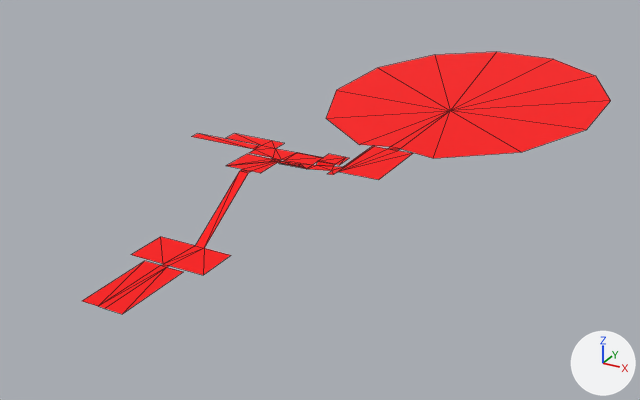
What one commit did to the FBX model Assets/mesh/navimesh_new.FBX.
Both versions are drawn from a 50 mm camera at (70.8, -124.3, 55.0) aimed at (-1.7, 7.6, -10.9). The axes (+X, +Y, +Z) are drawn at lower right. The lights are the same throughout. Mesh edges are drawn as thin lines. Where no turn or scale is listed for an object, it has been applied to the vertices. Vertices at the same position are counted once.

Names of what the first picture shows: 'navimesh'.
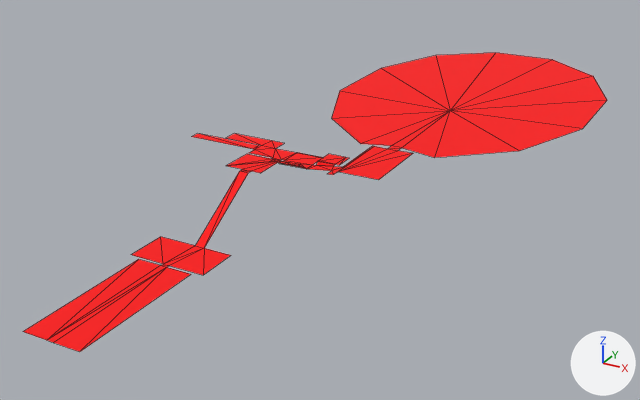
The edits, one by one:
me_mesh has 91 vertices, 90 faces and spans x -17.4..45.5, y -39.2..93.4, z -8.1..1.5.
me_mesh is used by ob_navimesh; location (-7.1, -6.1, 0.0).
Before the commit, vertices of me_mesh: 40 (19.7, 16.9, 0.7) at pixel (400, 148), 41 (17.8, 16.9, 0.7) at pixel (390, 146), 64 (26.0, 16.9, 0.0) at pixel (433, 158), 70 (11.7, 16.9, 0.0) at pixel (359, 144).
Part 1, on me_mesh:
Vertices 40, 41, 64, 70 of me_mesh move by (0.0, 0.5, 0.0).
Vertex 58 of me_mesh moves from (26.0, 93.4, 0.0) at pixel (553, 59) to (26.0, 92.8, 0.0) at pixel (552, 59).
Vertex 59 of me_mesh moves from (11.7, 93.4, 0.0) at pixel (496, 51) to (11.7, 92.8, 0.0) at pixel (495, 52).
Vertex 60 of me_mesh moves from (-0.7, 83.2, 0.0) at pixel (434, 54) to (-0.2, 82.9, 0.0) at pixel (435, 55).
Vertex 61 of me_mesh moves from (-7.8, 65.7, 0.0) at pixel (377, 67) to (-7.0, 65.7, 0.0) at pixel (381, 68).
Vertex 62 of me_mesh moves from (-7.8, 45.0, 0.0) at pixel (336, 90) to (-7.0, 45.0, 0.0) at pixel (339, 90).
Vertex 63 of me_mesh moves from (-0.7, 27.1, 0.0) at pixel (325, 118) to (0.2, 27.7, 0.0) at pixel (331, 118).
Vertex 65 of me_mesh moves from (38.3, 27.1, 0.0) at pixel (521, 152) to (37.9, 27.7, 0.0) at pixel (519, 150).
Vertex 66 of me_mesh moves from (45.5, 45.0, 0.0) at pixel (586, 129) to (44.8, 45.0, 0.0) at pixel (582, 128).
Vertex 67 of me_mesh moves from (45.5, 65.7, 0.0) at pixel (610, 100) to (44.8, 65.7, 0.0) at pixel (607, 100).
Vertex 68 of me_mesh moves from (38.3, 83.2, 0.0) at pixel (595, 75) to (37.9, 82.8, 0.0) at pixel (593, 76).
Part 2, on me_mesh:
Vertex 85 of me_mesh moves from (-0.7, -39.2, -8.1) at pixel (98, 306) to (-0.7, -49.0, -8.1) at pixel (46, 340).
Vertex 86 of me_mesh moves from (0.4, -39.2, -8.1) at pixel (104, 308) to (0.4, -49.0, -8.1) at pixel (53, 342).
Vertex 87 of me_mesh moves from (-3.8, -25.3, -8.1) at pixel (144, 260) to (-5.0, -25.3, -8.1) at pixel (138, 259).
Vertex 88 of me_mesh moves from (-3.8, -39.2, -8.1) at pixel (81, 301) to (-5.0, -49.0, -8.1) at pixel (22, 331).
Vertex 89 of me_mesh moves from (3.5, -39.2, -8.1) at pixel (122, 314) to (5.0, -49.0, -8.1) at pixel (79, 351).
Vertex 90 of me_mesh moves from (3.5, -25.3, -8.1) at pixel (183, 271) to (5.0, -25.3, -8.1) at pixel (191, 274).

Where the change shows, as pixel boxes (x1, y1, x2, y2) in the pictures (640 x 400 px; the box of a moved part takes in the faces that stretch with it):
'navimesh', reshaped (11% wider, 14% taller): before (83, 52, 611, 314); after (23, 53, 607, 352)
part 1 of me_mesh, moved or reshaped: before (326, 52, 611, 158); after (332, 53, 607, 158)
part 2 of me_mesh, moved or reshaped: before (83, 261, 183, 314); after (23, 259, 191, 352)
